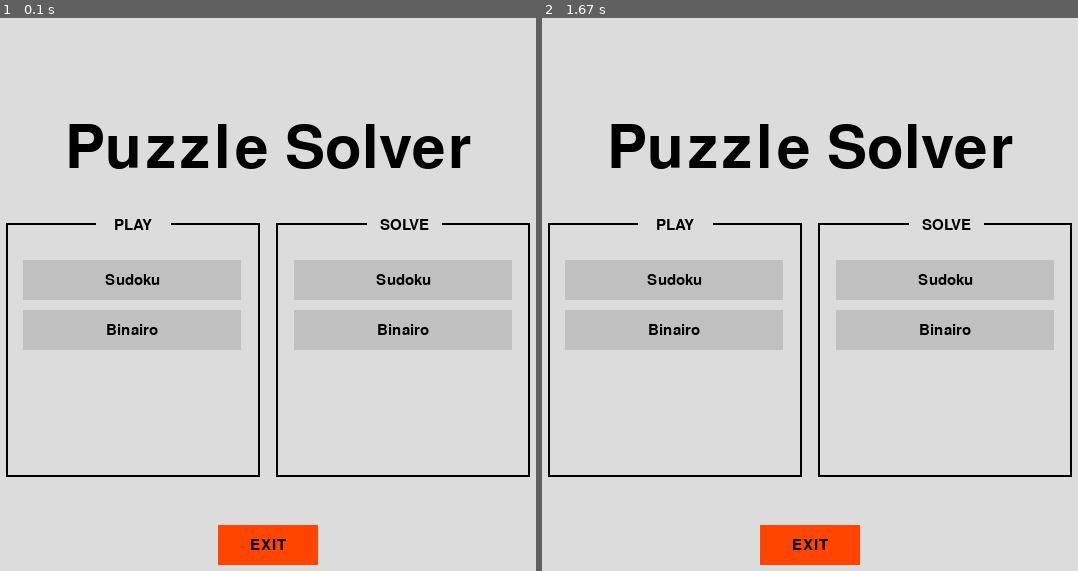
Above: before the commit, frames 1-2 (left to right).
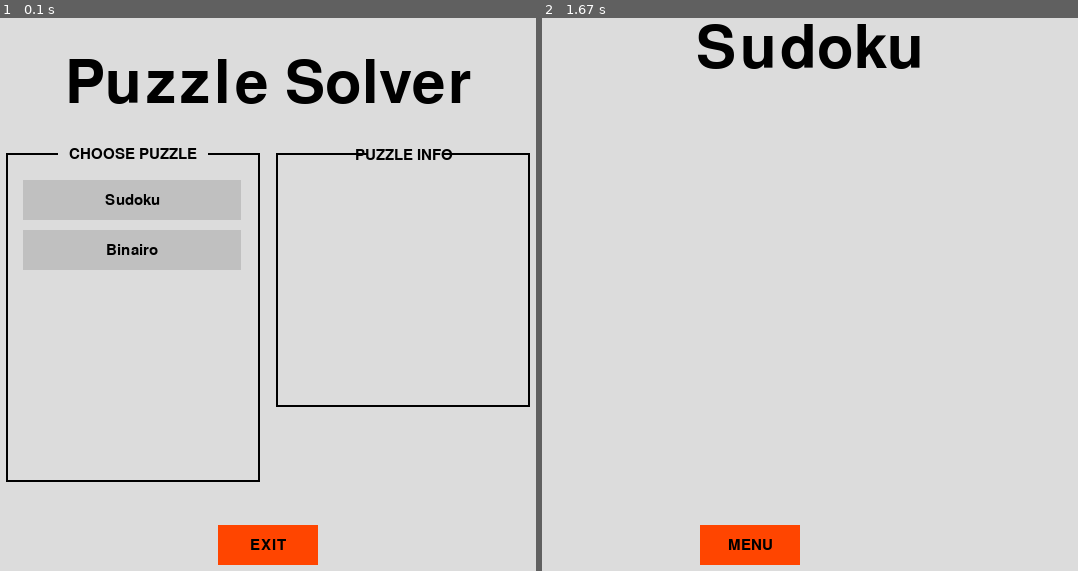
Above: after the commit, the same moments.

Repository: ChristopheVdE/Puzzle-solver
Game: pygame game, started from Application/Pygame/MainMenu.py
Same seed, same stepped clock (60 frames per second), same inputs: the game is played once before the commit and once after it.
Inputs (mouse positions are in pixels of both pictures, inside the frame that each line leads up to):
- Up to frame 1 (0.1 s): no input
- Up to frame 2 (1.67 s): click (676, 200) at 0.38 s, where only the run after the commit has a clickable "Sudoku"; click (751, 543) at 0.72 s, where only the run after the commit has a clickable "MENU"; click (649, 206) at 1.22 s

The runs differ from the first frame. In frame 1, 23% of the frame differs, in the area x 1-99%, y 7-84%; in frame 2, 19%.

Commit message:
[Main menu v2] Choose puzzle

Diff:
--- a/Application/Pygame/MainMenu.py
+++ b/Application/Pygame/MainMenu.py
@@ -19,16 +19,10 @@
     Screen.blit(Text, TextArea)
 
 # Create INteractive buttons -------------------------------------------------------------------------------
-def Button(Text, TopLeft, ButtonWidth, ButtonHeight, NormalColor, HighlightColor, Action = None):
-    # Get mouse position & track mouse-clicks
-    mouse = pygame.mouse.get_pos()
-    click = pygame.mouse.get_pressed()
-
+def Button(Text, TopLeft, ButtonWidth, ButtonHeight, NormalColor, HighlightColor, mouse):
     # Draw Button & Highlight button if slected & Perform action if pressed
     if TopLeft[0] + ButtonWidth > mouse[0] > TopLeft[0] and TopLeft[1] + ButtonHeight > mouse[1] > TopLeft[1]:
         pygame.draw.rect(Screen, HighlightColor, (int(TopLeft[0]), int(TopLeft[1]), ButtonWidth, ButtonHeight))
-        if click[0] == 1 and Action != None:
-            Action()
     else:
         pygame.draw.rect(Screen, NormalColor, (int(TopLeft[0]), int(TopLeft[1]), ButtonWidth, ButtonHeight))
 
@@ -73,20 +67,52 @@
 def MainMenu():
     menu = True
 
+# MAIN LOOP -------------------------------------------------------------------------------------------------
     while menu:
         for event in pygame.event.get():
             if event.type == pygame.QUIT:
                 menu = False
-        # Set background color
+    # Set background color
         Screen.fill(BackgroundColor)
-
-        # Display title
-        TextObject("Puzzle Solver", TitleFont, black, ScreenWidth / 2, ScreenHeight / 4)
-
-    # [SUBMENU] 1) Play a random board ----------------------------------------------------------------------
+    # Display title
+        TextObject("Puzzle Solver", TitleFont, black, ScreenWidth / 2, ScreenHeight / 7)
+    # Get mouse position & track mouse-clicks
+        mouse = pygame.mouse.get_pos()
+        click = pygame.mouse.get_pressed()
+
+# [SUBMENU] CHOOSE PUZZLE ------------------------------------------------------------------------------------
+    # Submenu settings
         Submenu_X = 140
-        Submenu_Y = int(ScreenHeight / 4 + 75)
+        Submenu_Y = int(ScreenHeight / 7 + 70)
+        Submenu_Width = 250
+        Submenu_height = 325
+    # Button settings
         Button_X = int((Submenu_X + 170) / 2)
+        Button_Y = int(Submenu_Y + 25)
+        ButtonWidth = 218
+        ButtonHeight = 40
+
+    # Submenu - outline
+        pygame.draw.rect(Screen, black, (Submenu_X - 2, Submenu_Y - 2, Submenu_Width + 4, Submenu_height + 4))
+    # Submenu - color
+        pygame.draw.rect(Screen, BackgroundColor, (Submenu_X, Submenu_Y, Submenu_Width, Submenu_height))
+    # Submenu - title
+        Button("CHOOSE PUZZLE", (Button_X + 35, Submenu_Y - 16), 150, 30, BackgroundColor, BackgroundColor, mouse)
+    # Submenu - buttons
+        Button("Sudoku", (Button_X, Button_Y), ButtonWidth, ButtonHeight, ButtonColor, HighlightColor, mouse)
+        Button("Binairo", (Button_X, Button_Y + 50), ButtonWidth, ButtonHeight, ButtonColor, HighlightColor, mouse)
+
+    # Submenu - button actions
+        # Sudoku button
+        if Button_X + ButtonWidth > mouse[0] > Button_X and Button_Y + ButtonHeight > mouse[1] > Button_Y and click[0] == 1:
+                Sudoku_GameLoop()
+        # Binairo button
+        if Button_X + ButtonWidth > mouse[0] > Button_X and Button_Y + 50 + ButtonHeight > mouse[1] > Button_Y and click[0] == 1:
+                Binairo_GameLoop()
+
+# [SUBMENU] 2) Solve an existing board -----------------------------------------------------------------------------
+        Submenu_X = Submenu_X + 260 + 10        # start column 1 + width column 1 + space between columns
+        Button_X = int((Submenu_X + 443) / 2)
         Button_Y = int(Submenu_Y + 35)
 
         # Submenu - outline
@@ -94,33 +120,19 @@
         # Submenu - color
         pygame.draw.rect(Screen, BackgroundColor, (Submenu_X, Submenu_Y, 250, 250))
         # Submenu - title
-        Button("PLAY", (Button_X + 73, Submenu_Y - 15), 75, 30, BackgroundColor, BackgroundColor)
+        Button("PUZZLE INFO", (Button_X + 73, Submenu_Y - 15), 75, 30, BackgroundColor, BackgroundColor, mouse)
+
         # Submenu - buttons
-        Button("Sudoku", (Button_X, Button_Y), 218, 40, ButtonColor, HighlightColor, Sudoku_GameLoop)
-        Button("Binairo", (Button_X, Button_Y + 50), 218, 40, ButtonColor, HighlightColor, Binairo_GameLoop)
-
-    # [SUBMENU] 2) Solve an existing board ------------------------------------------------------------------
-        Submenu_X = 150 + 260
-        Submenu_Y = int(ScreenHeight / 4 + 75)
-        Button_X = int((Submenu_X + 443) / 2)
-        Button_Y = int(Submenu_Y + 35)
-
-        # Submenu - outline
-        pygame.draw.rect(Screen, black, (Submenu_X - 2, Submenu_Y - 2, 250 + 4, 250 + 4))
-        # Submenu - color
-        pygame.draw.rect(Screen, BackgroundColor, (Submenu_X, Submenu_Y, 250, 250))
-        # Submenu - title
-        Button("SOLVE", (Button_X + 73, Submenu_Y - 15), 75, 30, BackgroundColor, BackgroundColor)
-        # Submenu - buttons
-        Button("Sudoku", (Button_X, Button_Y), 218, 40, ButtonColor, HighlightColor, Sudoku_GameLoop)
-        Button("Binairo", (Button_X, Button_Y + 50), 218, 40, ButtonColor, HighlightColor, Binairo_GameLoop)
+            # Button("Sudoku", (Button_X, Button_Y), 218, 40, ButtonColor, HighlightColor, Sudoku_GameLoop)
+            # Button("Binairo", (Button_X, Button_Y + 50), 218, 40, ButtonColor, HighlightColor, Binairo_GameLoop)
 
     # EXIT Button ------------------------------------------------------------------------------------------
-        Button("EXIT", (ScreenWidth /2 - 50, ScreenHeight - 75), 100, 40, (255,69,0), (139,0,0), quitgame)
+        Button("EXIT", (ScreenWidth /2 - 50, ScreenHeight - 75), 100, 40, (255,69,0), (139,0,0), mouse)
 
     # Update Display ---------------------------------------------------------------------------------------
         pygame.display.update()
 # ==========================================================================================================
+
 
 # GAME LOOP: Sudoku ========================================================================================
 def Sudoku_GameLoop():
@@ -157,7 +169,7 @@
         TextObject("MENU", ButtonFont, black, TopLeft[0] + (100 / 2), TopLeft[1] + (40 / 2))
 
     # EXIT Button ------------------------------------------------------------------------------------------
-        Button("EXIT", (ScreenWidth /2 + 10, ScreenHeight - 75), 100, 40, (255,69,0), (139,0,0), quitgame)
+        # Button("EXIT", (ScreenWidth /2 + 10, ScreenHeight - 75), 100, 40, (255,69,0), (139,0,0), quitgame)
 
         # Update Display
         pygame.display.update()
@@ -201,7 +213,7 @@
         TextObject("MENU", ButtonFont, black, TopLeft[0] + (100 / 2), TopLeft[1] + (40 / 2))
 
     # EXIT Button ------------------------------------------------------------------------------------------
-        Button("EXIT", (ScreenWidth /2 + 10, ScreenHeight - 75), 100, 40, (255,69,0), (139,0,0), quitgame)
+        # Button("EXIT", (ScreenWidth /2 + 10, ScreenHeight - 75), 100, 40, (255,69,0), (139,0,0), quitgame)
 
         # Update Display
         pygame.display.update()
--- a/Application/Pygame/Solve/SolveBinairo.py
+++ /dev/null
@@ -1,43 +0,0 @@
-# GAME LOOP: Binairo =======================================================================================
-def Binairo_GameLoop():
-    running = True
-
-    while running:
-        for event in pygame.event.get():
-            if event.type == pygame.QUIT:
-                running = False
-
-        # Set background color
-        Screen.fill(backgroundcolor)
-
-        # Display title
-        TextObject("Binairo", TitleFont, black, int(ScreenWidth / 2), 50)
-
-    # BACK TO MAIN MENU Button (Action cant be passed through Button function so full code is used here) -
-        TopLeft = (ScreenWidth / 2 - 110, ScreenHeight - 75)
-
-        # Get mouse position & track mouse-clicks
-        mouse = pygame.mouse.get_pos()
-        click = pygame.mouse.get_pressed()
-
-        # Draw Button & Highlight button if slected & Perform action if pressed
-        if TopLeft[0] + 100 > mouse[0] > TopLeft[0] and TopLeft[1] + 40 > mouse[1] > TopLeft[1]:
-            pygame.draw.rect(Screen, (139,0,0), (int(TopLeft[0]), int(TopLeft[1]), 100, 40))
-            if click[0] == 1:
-                Menu = True
-                running = False
-        else:
-            pygame.draw.rect(Screen, (255,69,0), (int(TopLeft[0]), int(TopLeft[1]), 100, 40))
-        # Add Text to Button
-        TextObject("MENU", ButtonFont, black, TopLeft[0] + (100 / 2), TopLeft[1] + (40 / 2))
-
-    # EXIT Button ------------------------------------------------------------------------------------------
-        Button("EXIT", (ScreenWidth /2 + 10, ScreenHeight - 75), 100, 40, (255,69,0), (139,0,0), quitgame)
-
-        # Update Display
-        pygame.display.update()
-
-    # Completely close the game (if this code isn't here, it closes the loop but not the app. The app would go back to the main menu.
-    if not Menu:
-        quitgame()
-# ==========================================================================================================
--- a/Application/Pygame/Solve/SolveSudoku.py
+++ /dev/null
@@ -1,44 +0,0 @@
-# GAME LOOP: Sudoku ========================================================================================
-def Sudoku_GameLoop():
-    running = True
-
-    while running:
-        for event in pygame.event.get():
-            if event.type == pygame.QUIT:
-                running = False
-
-        # Set background color
-        Screen.fill((backgroundcolor))
-
-        # Display title
-        TextObject("Sudoku", TitleFont, black, int(ScreenWidth / 2), 50)
-
-
-    # BACK TO MAIN MENU Button (Action cant be passed through Button function so full code is used here) -
-        TopLeft = (ScreenWidth / 2 - 110, ScreenHeight - 75)
-
-        # Get mouse position & track mouse-clicks
-        mouse = pygame.mouse.get_pos()
-        click = pygame.mouse.get_pressed()
-
-        # Draw Button & Highlight button if slected & Perform action if pressed
-        if TopLeft[0] + 100 > mouse[0] > TopLeft[0] and TopLeft[1] + 40 > mouse[1] > TopLeft[1]:
-            pygame.draw.rect(Screen, (139,0,0), (int(TopLeft[0]), int(TopLeft[1]), 100, 40))
-            if click[0] == 1:
-                Menu = True
-                running = False
-        else:
-            pygame.draw.rect(Screen, (255,69,0), (int(TopLeft[0]), int(TopLeft[1]), 100, 40))
-        # Add Text to Button
-        TextObject("MENU", ButtonFont, black, TopLeft[0] + (100 / 2), TopLeft[1] + (40 / 2))
-
-    # EXIT Button ------------------------------------------------------------------------------------------
-        Button("EXIT", (ScreenWidth /2 + 10, ScreenHeight - 75), 100, 40, (255,69,0), (139,0,0), quitgame)
-
-        # Update Display
-        pygame.display.update()
-
-    # Completely close the game (if this code isn't here, it closes the loop but not the app. The app would go back to the main menu.
-    if not Menu:
-        quitgame()
-# ==========================================================================================================
Binary file added: Application/Pygame/Images/main menu.png
Renamed: Application/Pygame/Create/CreateBinairo.py -> Application/Pygame/Scritps/Binairo.py
Renamed: Application/Pygame/Create/CreateSudoku.py -> Application/Pygame/Scritps/Sudoku.py
